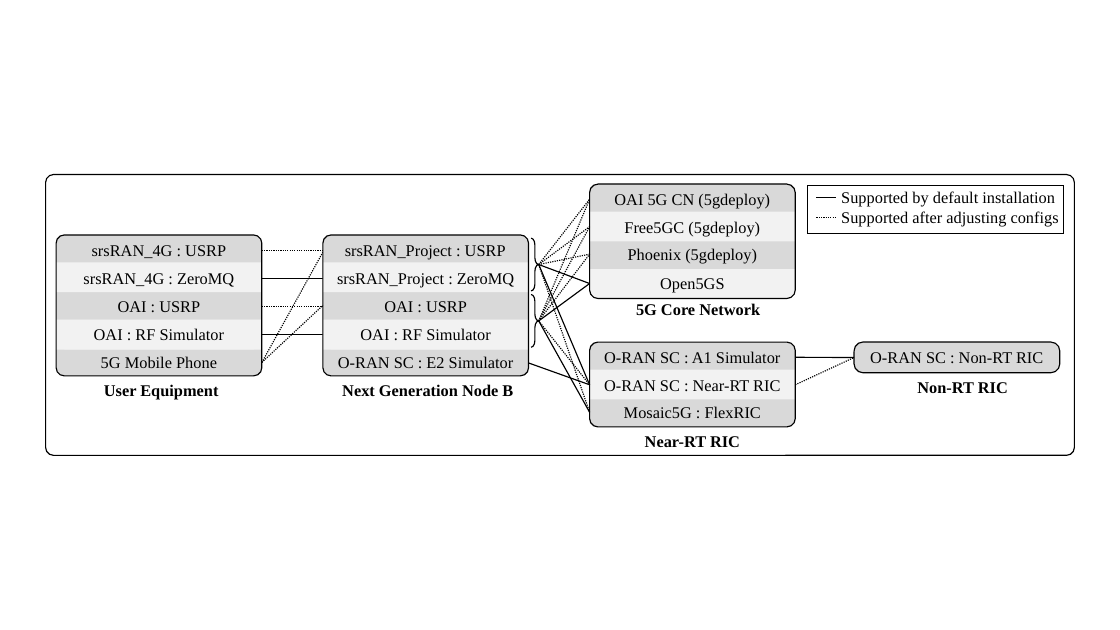
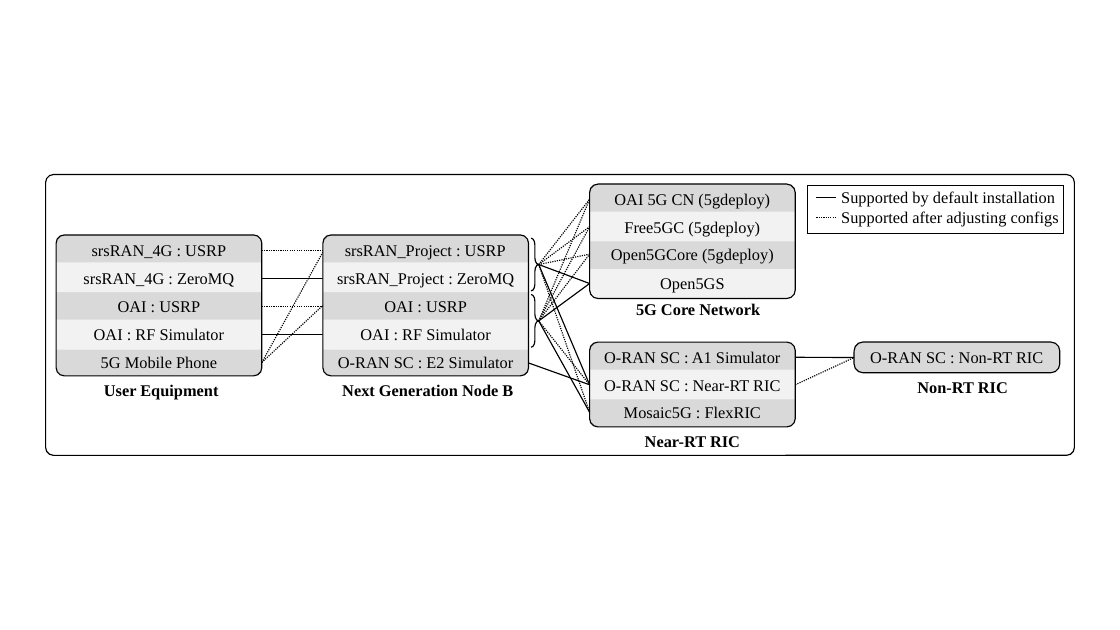
Before and after one commit to usnistgov/O-RAN-Testbed-Automation, a slide deck: slide 3 of RAN_Intelligent_Controllers/research/Diagrams.pptx. Drawn at 1120x630 pixels with LibreOffice and Linux fonts; fonts in the diff are those of the drawing. Boxes give left, top, right and bottom in pixels: in the first picture for what was removed or moved away, otherwise in the second. Text is boxed around its words. In the diff, an @@ line names an element or a change of style, - is before the commit and + after.

```diff
--- a/RAN_Intelligent_Controllers/research/Diagrams.pptx
+++ b/RAN_Intelligent_Controllers/research/Diagrams.pptx
@@ text at [611, 248, 774, 264]: text changed @@
-Phoenix (5gdeploy)
+Open5GCore (5gdeploy)
```
Also in this commit, not shown: 3 other slides changed.
